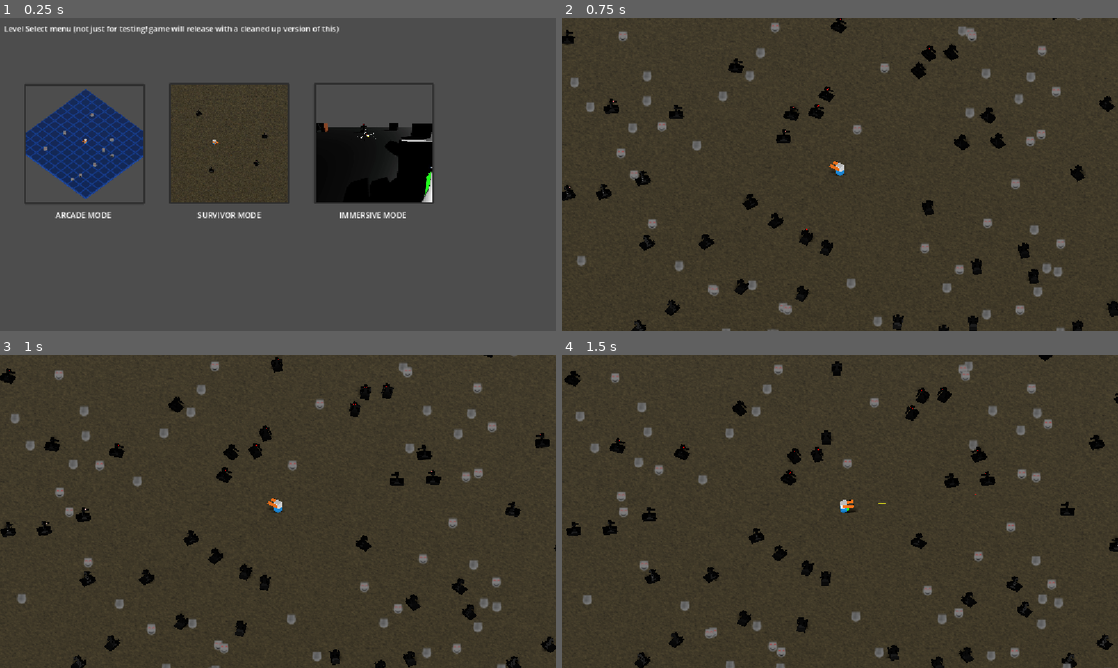
Above: before the commit, frames 1-4 (two rows, left to right).
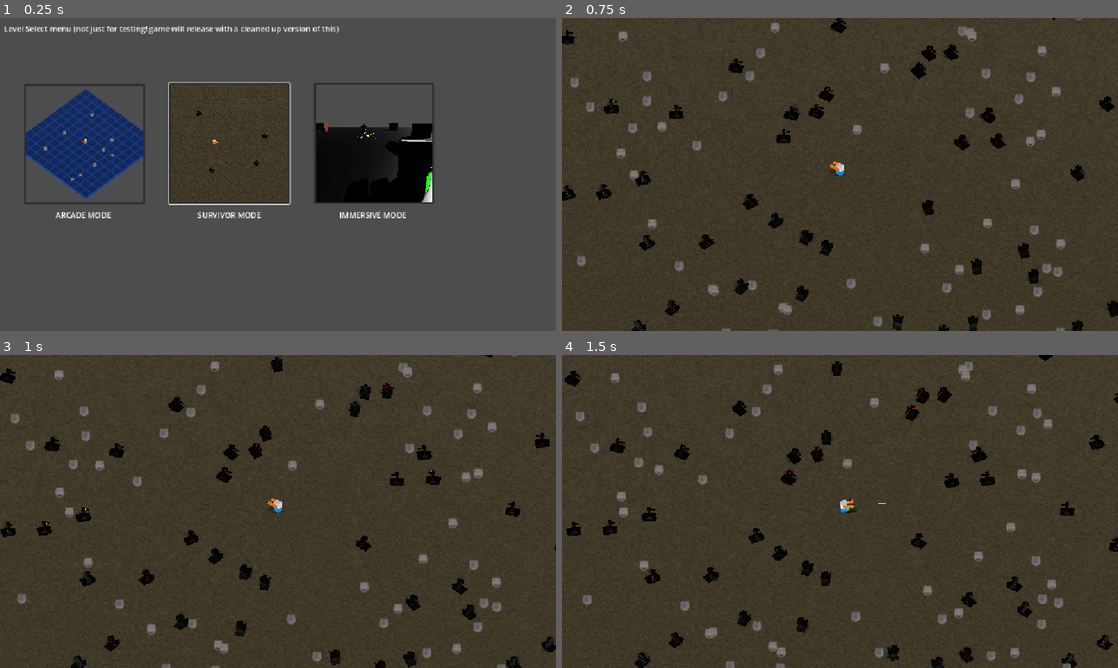
Above: after the commit, the same moments.

Repository: Gamkedo/terminus-2k28
Game: Godot game, scene res://level_menu.tscn
The game is run twice, just before and just after one commit, with the same random seed, the same clock (stepped at 60 frames per second) and the same inputs.
Inputs (mouse positions are in pixels of both pictures, inside the frame that each line leads up to):
- Up to frame 1 (0.25 s): no input
- Up to frame 2 (0.75 s): click (789, 143) at 0.5 s
- Up to frame 3 (1 s): no input
- Up to frame 4 (1.5 s): move the mouse to (962, 495) at 1.27 s; press the mouse at (962, 495) at 1.28 s; hold D (walk_right) from 1.28 s (still down)

The runs differ from the first frame. In frame 1, 0.3% of the frame differs, in the area x 30-53%, y 20-60%; in frame 2, nothing differs; in frame 3, nothing differs; in frame 4, nothing differs.

Commit message:
basic gamepad support

Diff:
--- a/Scenes - Objects/player.tscn
+++ b/Scenes - Objects/player.tscn
@@ -33,6 +33,7 @@
 axis_lock_angular_z = true
 script = ExtResource("1_4flbx")
 rotation_speed = 5
+aim_dead_zone = 0.05
 follow_cam_move_to = NodePath("Turret/NonIsoCameraMoveToward")
 follow_cam_point_at = NodePath("Turret/NonIsoCameraLookAt")
 
--- a/Scripts/gameplay/player.gd
+++ b/Scripts/gameplay/player.gd
@@ -22,6 +22,8 @@
 
 # exposed/tunable variables
 @export var rotation_speed := 2
+@export var aim_dead_zone := 0.01
+@export var default_aim_range := 200
 
 # external references
 @onready var camera := get_viewport().get_camera_3d()
@@ -49,9 +51,11 @@
 	if camera.has_method("set_player"): # not currently needed in all scenes
 		camera.set_player(self)
 
+
 func _process(delta):
 	reload_time -= delta
 
+	joypad_aim() # This will override mouseaim IF the joystick vector is greater than the deadzone
 	look_at_cursor()
 
 	if Input.is_action_pressed("fire") and reload_time <= 0.0:
@@ -101,12 +105,14 @@
 	move_and_slide()
 
 func look_at_cursor():
-	var target_plane_mouse := Plane(Vector3(0,1,0), position.y)
+	var target_plane_mouse := Plane(Vector3.UP, position.y)
 	var ray_length := 1000
 	var mouse_position := get_viewport().get_mouse_position()
 	var from := camera.project_ray_origin(mouse_position)
 	var to := from + camera.project_ray_normal(mouse_position) * ray_length
+
 	var cursor_position_on_plane = target_plane_mouse.intersects_ray(from, to)
+
 	if cursor_position_on_plane:
 		aim_dot.global_position = cursor_position_on_plane
 		turret.look_at(cursor_position_on_plane, Vector3.UP, 0)
@@ -124,6 +130,7 @@
 
 	GameLogger.debug("Health: %.2f / %.2f" % [health_current, health_max])
 
+
 func gain_health(amount: float) -> void:
 	if health_current + amount > health_max:
 		amount = health_max - health_current
@@ -136,3 +143,19 @@
 		health_at_max.emit()
 
 	GameLogger.debug("Health: %.2f / %.2f" % [health_current, health_max])
+
+
+## Returns a Vector2 from the aim direction inputs
+func get_joypad_aim_vector() -> Vector2:
+	return Input.get_vector("aim_left", "aim_right", "aim_up", "aim_down", aim_dead_zone)
+
+
+func joypad_aim() -> void:
+	var aim_vector = get_joypad_aim_vector()
+	# return early if stick in dead zone
+	if not aim_vector:
+		return
+	var aim_vector_3d = Vector3(aim_vector.x, 0, aim_vector.y)
+	var turret_pos_2d = camera.unproject_position(turret.global_position)
+	var scene_center = get_viewport().get_visible_rect().size / 2
+	get_viewport().warp_mouse(scene_center + aim_vector * default_aim_range)
--- a/Scripts/menus/level_select.gd
+++ b/Scripts/menus/level_select.gd
@@ -1,4 +1,9 @@
 extends Node
+
+@export var starting_focus: Control
+
+func _ready() -> void:
+	starting_focus.grab_focus()
 
 func _on_area_a_pressed() -> void:
 	get_tree().change_scene_to_file("res://Scenes - Levels/areaArcade.tscn")
--- a/level_menu.tscn
+++ b/level_menu.tscn
@@ -5,8 +5,9 @@
 [ext_resource type="Texture2D" uid="uid://c3neky7qng2wm" path="res://Scenes - Levels/Level Select Preview Images/areaB-preview.jpg" id="3_g3bd0"]
 [ext_resource type="Texture2D" uid="uid://oaxy71lew71g" path="res://Scenes - Levels/Level Select Preview Images/areaC-preview.jpg" id="4_krrsl"]
 
-[node name="LevelMenu" type="Node2D" unique_id=431338942]
+[node name="LevelMenu" type="Node2D" unique_id=431338942 node_paths=PackedStringArray("starting_focus")]
 script = ExtResource("1_mcy63")
+starting_focus = NodePath("AreaB Survivor")
 
 [node name="Top of screen text - placeholder" type="Label" parent="." unique_id=716597263]
 offset_left = 8.0
@@ -21,6 +22,7 @@
 offset_top = 136.0
 offset_right = 300.0
 offset_bottom = 386.0
+focus_neighbor_right = NodePath("../AreaB Survivor")
 icon = ExtResource("1_pssaq")
 expand_icon = true
 
@@ -38,6 +40,8 @@
 offset_top = 135.0
 offset_right = 600.0
 offset_bottom = 385.0
+focus_neighbor_left = NodePath("../AreaA Arcade")
+focus_neighbor_right = NodePath("../AreaC Immersive")
 icon = ExtResource("3_g3bd0")
 expand_icon = true
 
@@ -55,6 +59,7 @@
 offset_top = 135.0
 offset_right = 900.0
 offset_bottom = 385.0
+focus_neighbor_left = NodePath("../AreaB Survivor")
 icon = ExtResource("4_krrsl")
 expand_icon = true
 
--- a/project.godot
+++ b/project.godot
@@ -36,33 +36,72 @@
 
 [input]
 
+ui_accept={
+"deadzone": 0.5,
+"events": [Object(InputEventKey,"resource_local_to_scene":false,"resource_name":"","device":16,"window_id":0,"alt_pressed":false,"shift_pressed":false,"ctrl_pressed":false,"meta_pressed":false,"pressed":false,"keycode":4194309,"physical_keycode":0,"key_label":0,"unicode":0,"location":0,"echo":false,"script":null)
+, Object(InputEventKey,"resource_local_to_scene":false,"resource_name":"","device":16,"window_id":0,"alt_pressed":false,"shift_pressed":false,"ctrl_pressed":false,"meta_pressed":false,"pressed":false,"keycode":4194310,"physical_keycode":0,"key_label":0,"unicode":0,"location":0,"echo":false,"script":null)
+, Object(InputEventKey,"resource_local_to_scene":false,"resource_name":"","device":16,"window_id":0,"alt_pressed":false,"shift_pressed":false,"ctrl_pressed":false,"meta_pressed":false,"pressed":false,"keycode":32,"physical_keycode":0,"key_label":0,"unicode":32,"location":0,"echo":false,"script":null)
+, Object(InputEventJoypadButton,"resource_local_to_scene":false,"resource_name":"","device":-1,"button_index":0,"pressure":0.0,"pressed":true,"script":null)
+]
+}
+ui_cancel={
+"deadzone": 0.5,
+"events": [Object(InputEventKey,"resource_local_to_scene":false,"resource_name":"","device":16,"window_id":0,"alt_pressed":false,"shift_pressed":false,"ctrl_pressed":false,"meta_pressed":false,"pressed":false,"keycode":4194305,"physical_keycode":0,"key_label":0,"unicode":0,"location":0,"echo":false,"script":null)
+, Object(InputEventJoypadButton,"resource_local_to_scene":false,"resource_name":"","device":-1,"button_index":1,"pressure":0.0,"pressed":true,"script":null)
+]
+}
 walk_left={
 "deadzone": 0.2,
 "events": [Object(InputEventKey,"resource_local_to_scene":false,"resource_name":"","device":-1,"window_id":0,"alt_press …(191 unchanged characters)…
 , Object(InputEventKey,"resource_local_to_scene":false,"resource_name":"","device":-1,"window_id":0,"alt_pressed":false …(186 unchanged characters)…
+, Object(InputEventJoypadMotion,"resource_local_to_scene":false,"resource_name":"","device":-1,"axis":0,"axis_value":-1.0,"script":null)
 ]
 }
 walk_right={
 "deadzone": 0.2,
 "events": [Object(InputEventKey,"resource_local_to_scene":false,"resource_name":"","device":-1,"window_id":0,"alt_press …(192 unchanged characters)…
 , Object(InputEventKey,"resource_local_to_scene":false,"resource_name":"","device":-1,"window_id":0,"alt_pressed":false …(186 unchanged characters)…
+, Object(InputEventJoypadMotion,"resource_local_to_scene":false,"resource_name":"","device":-1,"axis":0,"axis_value":1.0,"script":null)
 ]
 }
 walk_up={
 "deadzone": 0.2,
 "events": [Object(InputEventKey,"resource_local_to_scene":false,"resource_name":"","device":-1,"window_id":0,"alt_press …(192 unchanged characters)…
 , Object(InputEventKey,"resource_local_to_scene":false,"resource_name":"","device":-1,"window_id":0,"alt_pressed":false …(186 unchanged characters)…
+, Object(InputEventJoypadMotion,"resource_local_to_scene":false,"resource_name":"","device":-1,"axis":1,"axis_value":-1.0,"script":null)
 ]
 }
 walk_down={
 "deadzone": 0.2,
 "events": [Object(InputEventKey,"resource_local_to_scene":false,"resource_name":"","device":-1,"window_id":0,"alt_press …(192 unchanged characters)…
 , Object(InputEventKey,"resource_local_to_scene":false,"resource_name":"","device":-1,"window_id":0,"alt_pressed":false …(186 unchanged characters)…
+, Object(InputEventJoypadMotion,"resource_local_to_scene":false,"resource_name":"","device":-1,"axis":1,"axis_value":1.0,"script":null)
 ]
 }
 fire={
 "deadzone": 0.2,
 "events": [Object(InputEventMouseButton,"resource_local_to_scene":false,"resource_name":"","device":-1,"window_id":0,"a …(257 unchanged characters)…
+, Object(InputEventJoypadMotion,"resource_local_to_scene":false,"resource_name":"","device":-1,"axis":5,"axis_value":1.0,"script":null)
+]
+}
+aim_left={
+"deadzone": 0.2,
+"events": [Object(InputEventJoypadMotion,"resource_local_to_scene":false,"resource_name":"","device":-1,"axis":2,"axis_value":-1.0,"script":null)
+]
+}
+aim_right={
+"deadzone": 0.2,
+"events": [Object(InputEventJoypadMotion,"resource_local_to_scene":false,"resource_name":"","device":-1,"axis":2,"axis_value":1.0,"script":null)
+]
+}
+aim_up={
+"deadzone": 0.2,
+"events": [Object(InputEventJoypadMotion,"resource_local_to_scene":false,"resource_name":"","device":-1,"axis":3,"axis_value":-1.0,"script":null)
+]
+}
+aim_down={
+"deadzone": 0.2,
+"events": [Object(InputEventJoypadMotion,"resource_local_to_scene":false,"resource_name":"","device":-1,"axis":3,"axis_value":1.0,"script":null)
 ]
 }
 mute_game={
